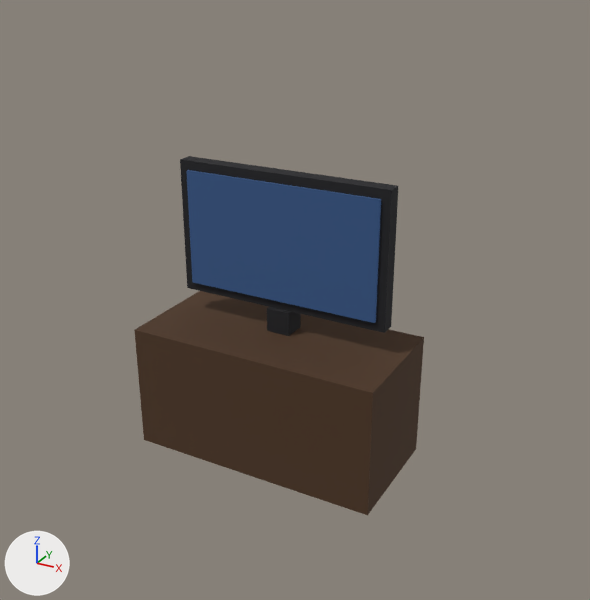
Before and after pictures for a commit that changed the glTF model public/assets/modern/mod-tv.gltf.
Both versions are drawn from a 50 mm camera at (1.19, -1.84, 1.57) aimed at (0.08, 0.17, 0.56). Every picture has the same lights, and +X, +Y and +Z are marked at lower left. The older version comes first. Vertices at exactly the same position are counted once.

In view in the first picture: 'mod-tv'.
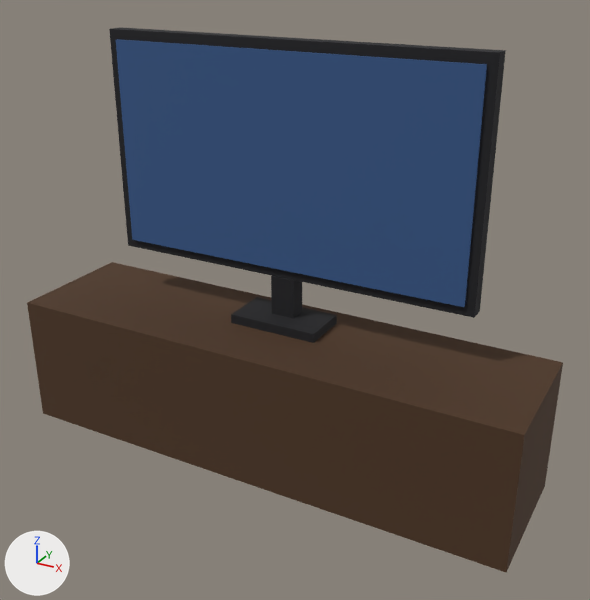
What changed in the scene script:
```text
Change me_mod_tv:
    used by ob_mod_tv; location = (0.0, 0.2, 0.47); scale = (0.47, 0.47, 0.47)
    remove me_mod_tv.from_pydata(...)  # 32 vertices, 38 faces; spans x -0.89..0.89, y -0.43..0.43, z -1.0..1.0
    add me_mod_tv.from_pydata(...)  # 40 vertices, 48 faces; spans x -1.0..1.0, y -0.26..0.26, z -0.78..0.78
    me_mod_tv part 1: the loose piece of 8 vertices spanning x -0.89..0.89, y -0.43..0.43, z -1.0..-0.11 is scaled about its middle by (1.12, 0.608, 0.579), then moved by (0.0, 0.0, 0.04)
    me_mod_tv part 2: the loose piece of 8 vertices spanning x -0.09..0.09, y 0.0..0.17, z -0.11..0.06 is scaled about its middle by (2.07, 1.11, 0.207), then moved by (0.0, -0.01, -0.22)
    me_mod_tv part 3: the loose piece of 8 vertices spanning x -0.77..0.77, y 0.03..0.14, z 0.06..1.0 is scaled about its middle by (0.0614, 0.664, 0.163), then moved by (0.0, 0.01, -0.68)
    me_mod_tv part 4: the loose piece of 8 vertices spanning x -0.77..0.77, y 0.03..0.14, z 0.06..1.0 is copied, and the copy is scaled about its middle by (0.952, 0.553, 0.905), then moved by (0.0, 0.01, -0.18); it spans x -0.73..0.73, y 0.06..0.12, z -0.07..0.78
    me_mod_tv part 5: the loose piece of 8 vertices spanning x -0.7..0.7, y 0.01..0.03, z 0.13..0.94 is scaled about its middle by (0.989, 0.552, 0.96), then moved by (0.0, 0.04, -0.18)
Change ob_mod_tv:
    ob_mod_tv.location: (0.0, 0.2, 0.47) -> (0.0, 0.18, 0.66)
    ob_mod_tv.scale: (0.47, 0.47, 0.47) -> (0.85, 0.85, 0.85)
```

Location of each change, (x1, y1, x2, y2) in pixels of the pictures (590 x 600 px; the box of a moved part takes in the faces that stretch with it):
'mod-tv', reshaped, moved, rescaled (85% wider, 51% taller)
    before: (134, 156, 424, 515)
    after: (27, 28, 563, 572)
part 1 of me_mod_tv, moved or reshaped
    before: (134, 291, 424, 515)
    after: (27, 262, 563, 572)
part 2 of me_mod_tv, moved or reshaped
    before: (267, 307, 301, 336)
    after: (231, 297, 337, 343)
part 3 of me_mod_tv, moved or reshaped
    before: (180, 156, 398, 333)
    after: (271, 276, 302, 318)
part 4 of me_mod_tv, added
    after: (109, 28, 506, 318)
part 5 of me_mod_tv, moved or reshaped
    before: (186, 170, 381, 323)
    after: (116, 39, 487, 307)
